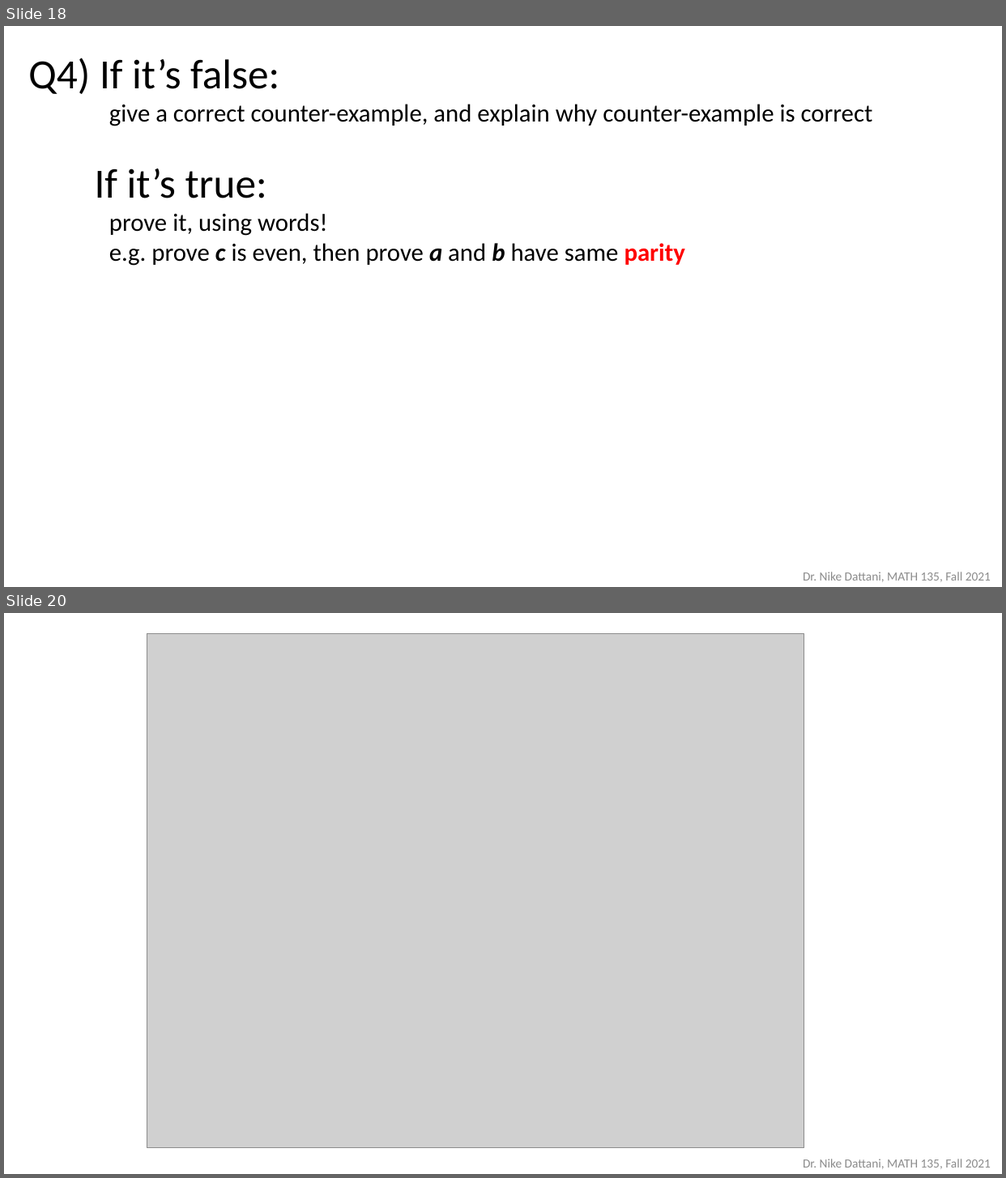
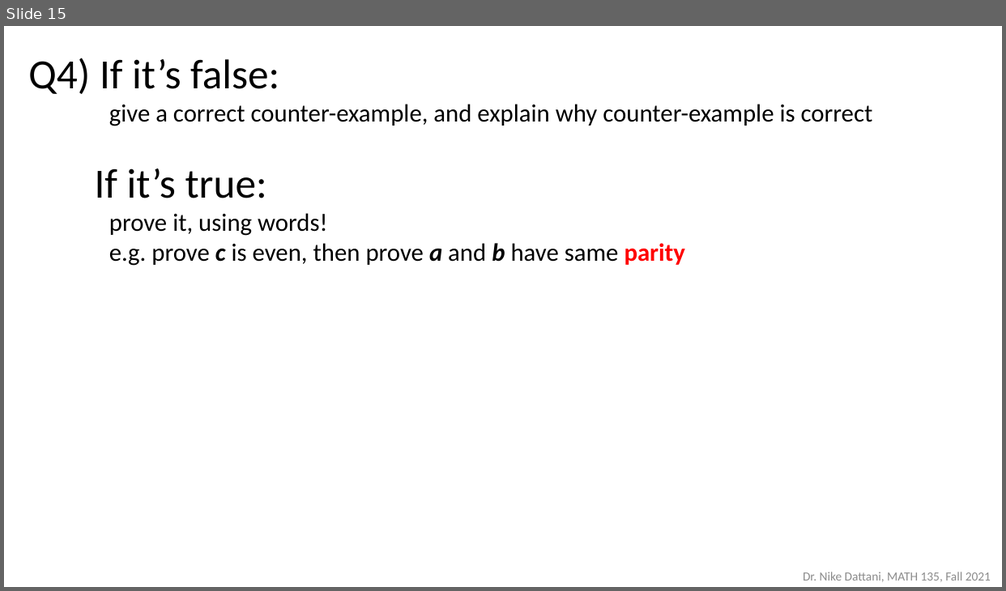
Before and after one commit to ndattani/Lecture_Notes, a slide deck: University_of_Waterloo/Fall_2021/MATH135/UW_Fall2021_MATH135_Lecture8.pptx. Shown one above the other, each under a label of ours: slides 18 and 20 before the commit, slide 15 after it; the slides between them are not shown. The pictures are 1006x1178 and 1006x591 pixels, drawn with LibreOffice and Linux fonts; fonts in the diff are those of the drawing; grey boxes stand for pictures. Boxes give left, top, right and bottom in pixels: in the first picture for what was removed or moved away, otherwise in the second. Text is boxed around its words. In the diff, an @@ line names an element or a change of style, - is before the commit and + after.

```diff
--- a/University_of_Waterloo/Fall_2021/MATH135/UW_Fall2021_MATH135_Lecture8.pptx
+++ b/University_of_Waterloo/Fall_2021/MATH135/UW_Fall2021_MATH135_Lecture8.pptx
@@ slide 20 removed at (4, 613, 1002, 1174), background #FFFFFF @@
@@ picture removed at (147, 634, 803, 1148) @@
@@ text removed at (803, 1159, 991, 1169) @@
-Dr. Nike Dattani, MATH 135, Fall 2021
@@ what was slide 18 is now slide 15 @@
```
Also in this commit, not shown: 1 slide changed, 4 other slides removed, 5 other files.
